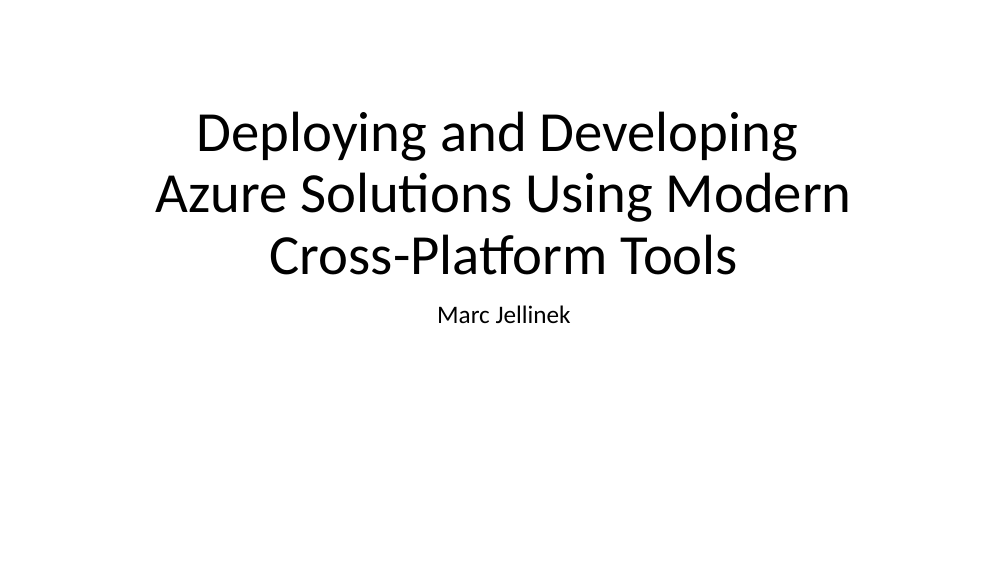
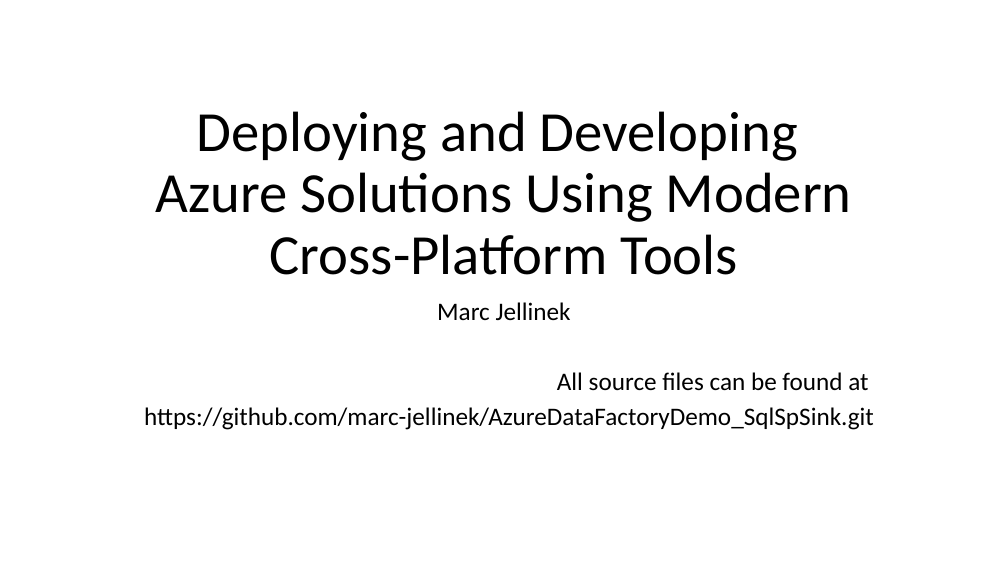
Before and after one commit to marc-jellinek/AzureDataFactoryDemo_SqlSpSink, a slide deck: slide 1 of AzDataFactoryDemo_SqlSpSink.pptx. Drawn at 1008x567 pixels with LibreOffice and Linux fonts; fonts in the diff are those of the drawing. Boxes give left, top, right and bottom in pixels: in the first picture for what was removed or moved away, otherwise in the second. Text is boxed around its words. In the diff, an @@ line names an element or a change of style, - is before the commit and + after.

```diff
--- a/AzDataFactoryDemo_SqlSpSink.pptx
+++ b/AzDataFactoryDemo_SqlSpSink.pptx
@@ subtitle at box(437, 302, 571, 320): line spacing 0.9 to 0.8 @@
@@ subtitle at box(144, 372, 874, 430): paragraphs added @@
+All source files can be found at
+https://github.com/marc-jellinek/AzureDataFactoryDemo_SqlSpSink.git
```
Also in this commit, not shown: 2 other slides changed.
